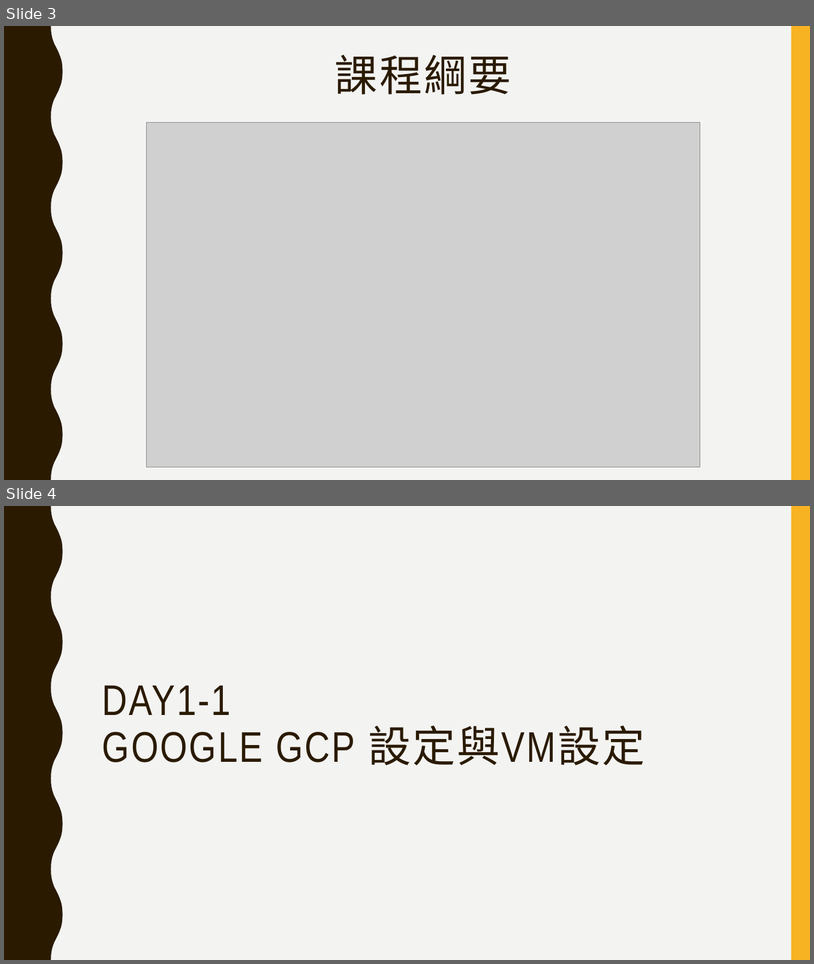
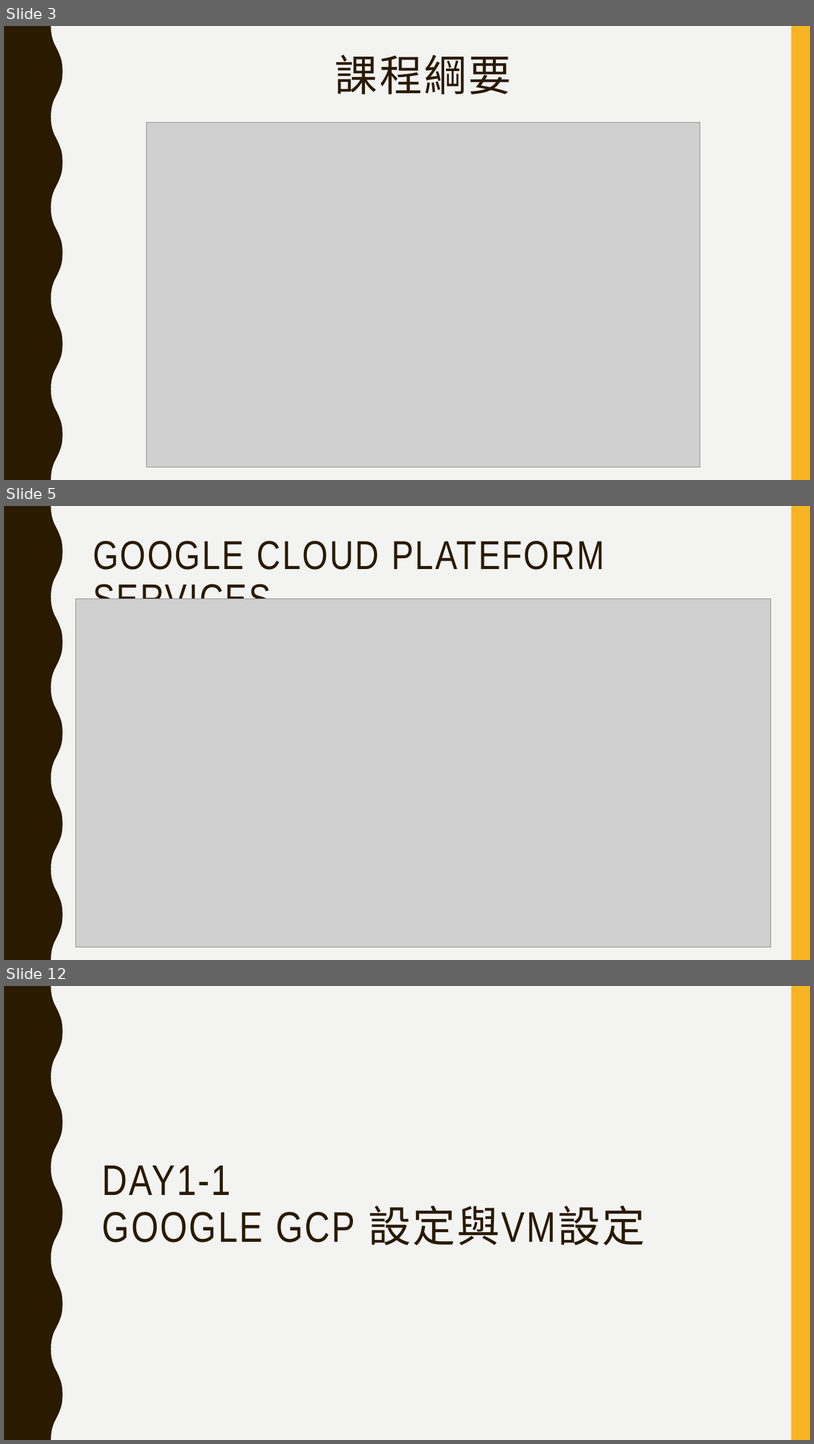
Before and after one commit to jumbokh/gcp_class, a slide deck: GCP_註冊及建立專案.pptx. Shown one above the other, each under a label of ours: slides 3 and 4 before the commit, slides 3, 5 and 12 after it; the slides between them are not shown. The pictures are 814x964 and 814x1444 pixels, drawn with LibreOffice and Linux fonts; fonts in the diff are those of the drawing; grey boxes stand for pictures. Boxes give left, top, right and bottom in pixels: in the first picture for what was removed or moved away, otherwise in the second. Text is boxed around its words. In the diff, an @@ line names an element or a change of style, - is before the commit and + after.

```diff
--- a/GCP_註冊及建立專案.pptx
+++ b/GCP_註冊及建立專案.pptx
@@ slide 5 added at [4, 506, 810, 960], background #F3F3F2; not listed: 2 template elements that a slide beside it also shows @@
@@ title added at [93, 541, 605, 599], 48 pt, text #2A1A00 @@
+GOOGLE CLOUD PLATEFORM SERVICES
@@ picture added at [76, 598, 771, 947] @@
@@ what was slide 4 is now slide 12 @@
```
Also in this commit, not shown: 9 other slides added, 2 other files.
